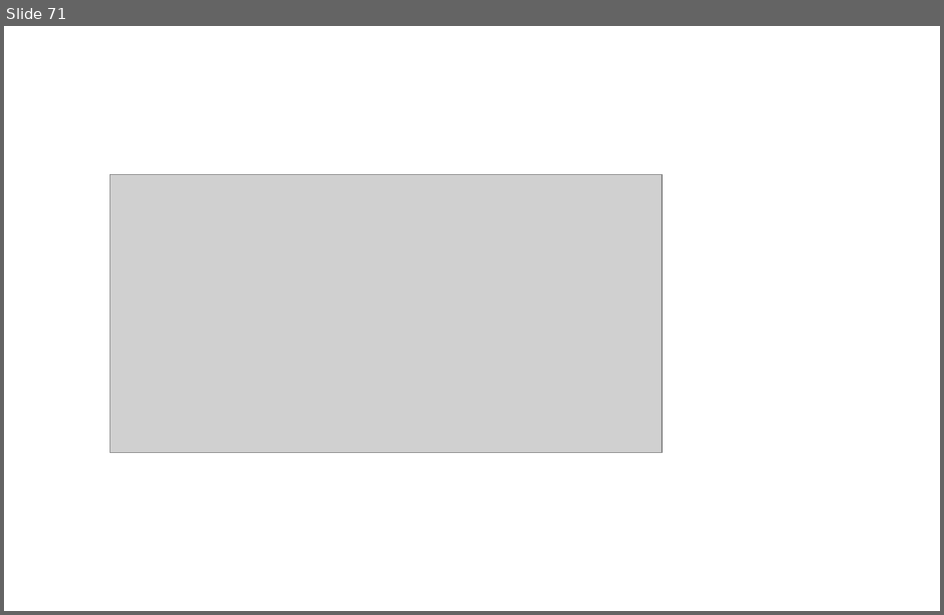
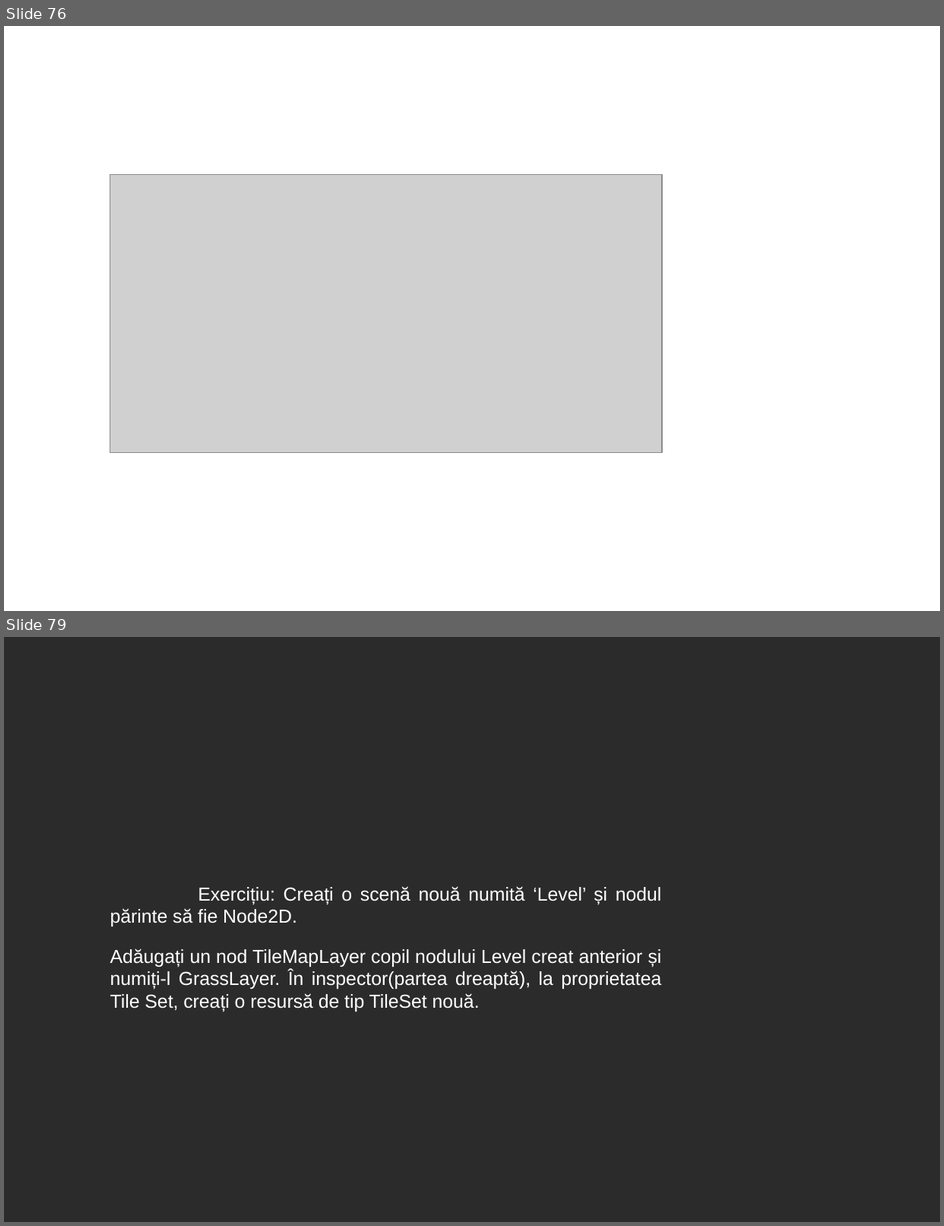
Before and after one commit to 0xspiderr/gdc-upt-presentations, a slide deck: presentation_1/1_introducere_in_godot.odp. Shown one above the other, each under a label of ours: slide 71 before the commit, slides 76 and 79 after it; the slides between them are not shown. The pictures are 944x615 and 944x1226 pixels, drawn with LibreOffice and Linux fonts; fonts in the diff are those of the drawing; grey boxes stand for pictures; background and template pictures are left out; a plain dark background stands for a picture behind light text. Boxes give left, top, right and bottom in pixels: in the first picture for what was removed or moved away, otherwise in the second. Text is boxed around its words. In the diff, an @@ line names an element or a change of style, - is before the commit and + after.

```diff
--- a/presentation_1/1_introducere_in_godot.odp
+++ b/presentation_1/1_introducere_in_godot.odp
@@ slide 79 added at (4, 637, 940, 1222), background picture (left out) @@
@@ text added at (110, 886, 662, 1012), 16 pt, text #FFFFFF @@
+Exercițiu: Creați o scenă nouă numită ‘Level’ și nodul părinte să fie Node2D.
+Adăugați un nod TileMapLayer copil nodului Level creat anterior și numiți-l GrassLayer. În inspector(partea dreaptă), la proprietatea Tile Set, creați o resursă de tip TileSet nouă.
@@ what was slide 71 is now slide 76 @@
```
Also in this commit, not shown: 10 slides changed, 27 other slides added, 1 slide removed, 19 other files.
